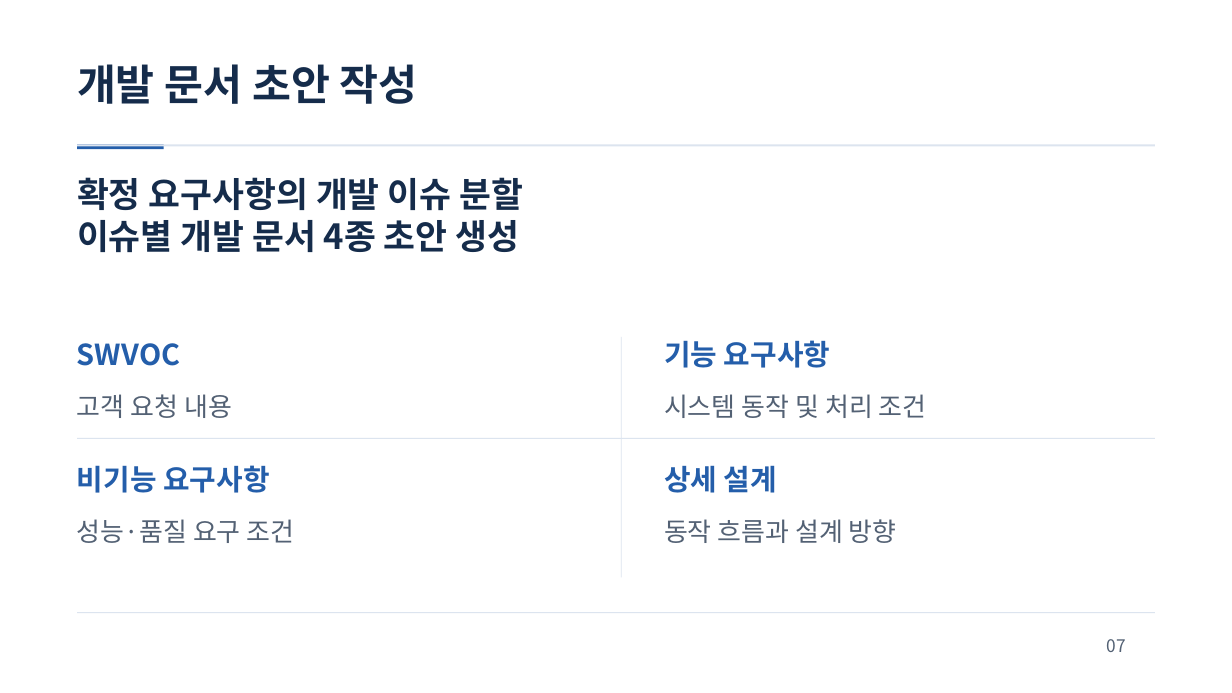
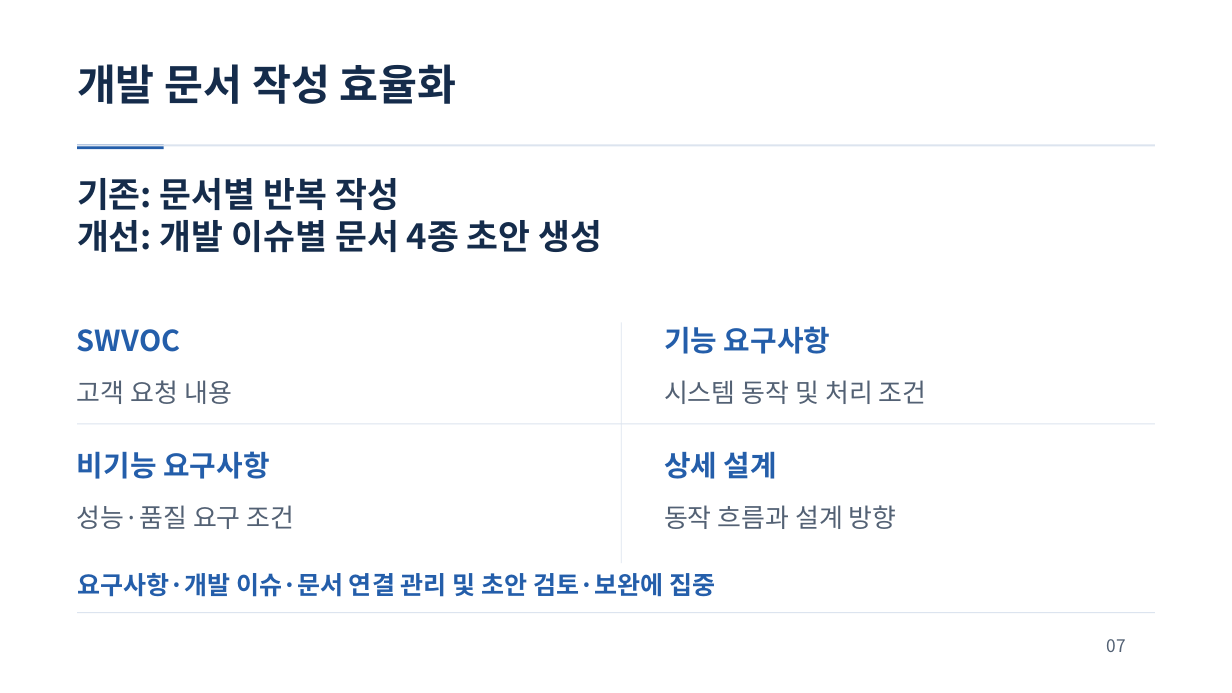
Before and after one commit to jihunhan98/semes-superrookie, a slide deck: slide 7 of docs/presentations/ReqOps_SuperRookie.pptx. Drawn at 1232x693 pixels with LibreOffice and Linux fonts; fonts in the diff are those of the drawing. Boxes give left, top, right and bottom in pixels: in the first picture for what was removed or moved away, otherwise in the second. Text is boxed around its words. In the diff, an @@ line names an element or a change of style, - is before the commit and + after.

```diff
--- a/docs/presentations/ReqOps_SuperRookie.pptx
+++ b/docs/presentations/ReqOps_SuperRookie.pptx
@@ text at [77,64,457,104]: text changed @@
-개발 문서 초안 작성
+개발 문서 작성 효율화
@@ text at [77,178,603,252]: text changed @@
-확정 요구사항의 개발 이슈 분할
-이슈별 개발 문서 4종 초안 생성
+기존: 문서별 반복 작성
+개선: 개발 이슈별 문서 4종 초안 생성
@@ 8 texts, 2 rectangles: place and size @@
-8 texts, 2 rectangles at [77,337,1155,578]
+8 texts, 2 rectangles at [77,323,1155,563]
@@ text added at [77,573,715,597], 19.5 pt, text #245EAA, bold @@
+요구사항·개발 이슈·문서 연결 관리 및 초안 검토·보완에 집중
```
Also in this commit, not shown: 6 other slides changed, 1 slide added, 1 slide removed.
